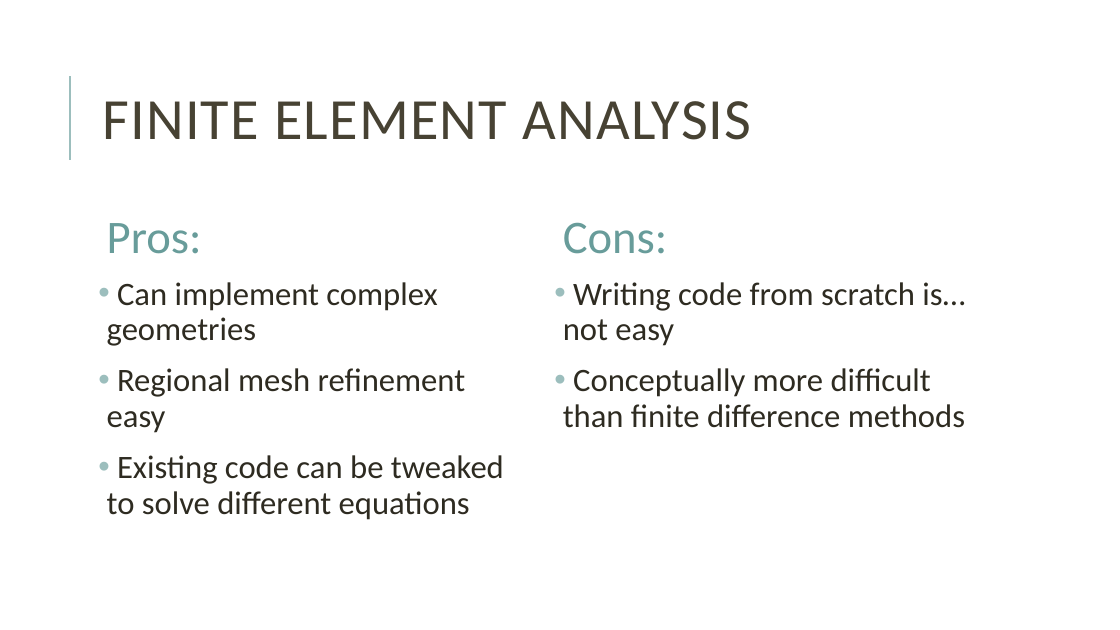
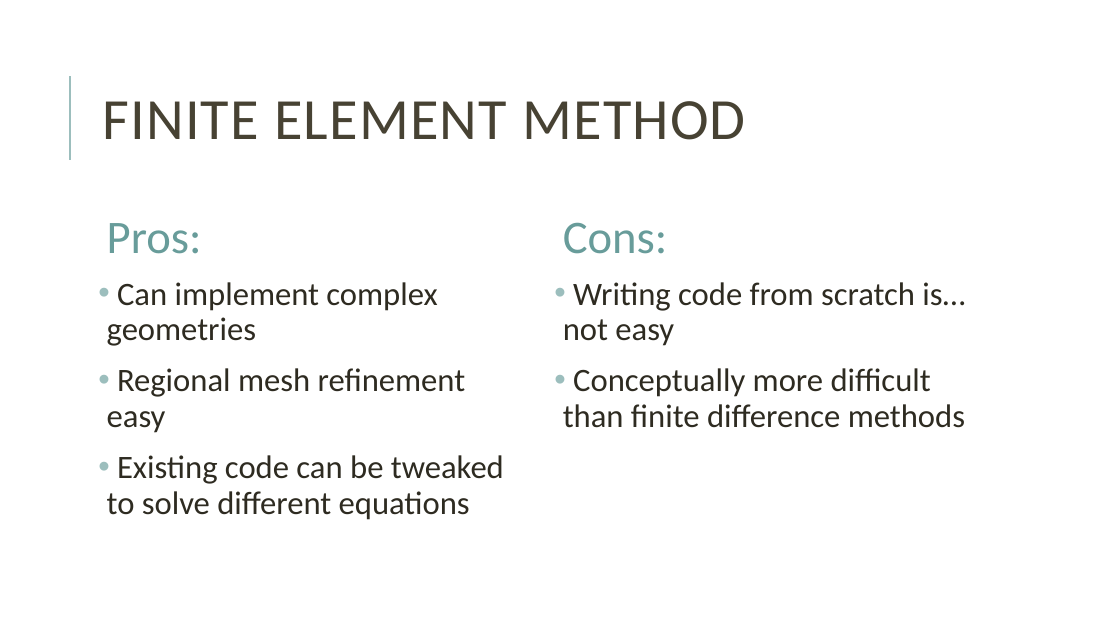
Before and after one commit to mblai35/Phase-FieldModelingFEM, a slide deck: slide 3 of PFMFEM.pptx (slide 4 before the commit). Drawn at 1120x630 pixels with LibreOffice and Linux fonts; fonts in the diff are those of the drawing. Boxes give left, top, right and bottom in pixels: in the first picture for what was removed or moved away, otherwise in the second. Text is boxed around its words. In the diff, an @@ line names an element or a change of style, - is before the commit and + after.

```diff
--- a/PFMFEM.pptx
+++ b/PFMFEM.pptx
@@ title at box(102, 101, 745, 140): text changed @@
-FINITE ELEMENT ANALYSIS
+FINITE ELEMENT METHOD
```
Also in this commit, not shown: 3 other slides changed, 8 slides added, 2 other files.
